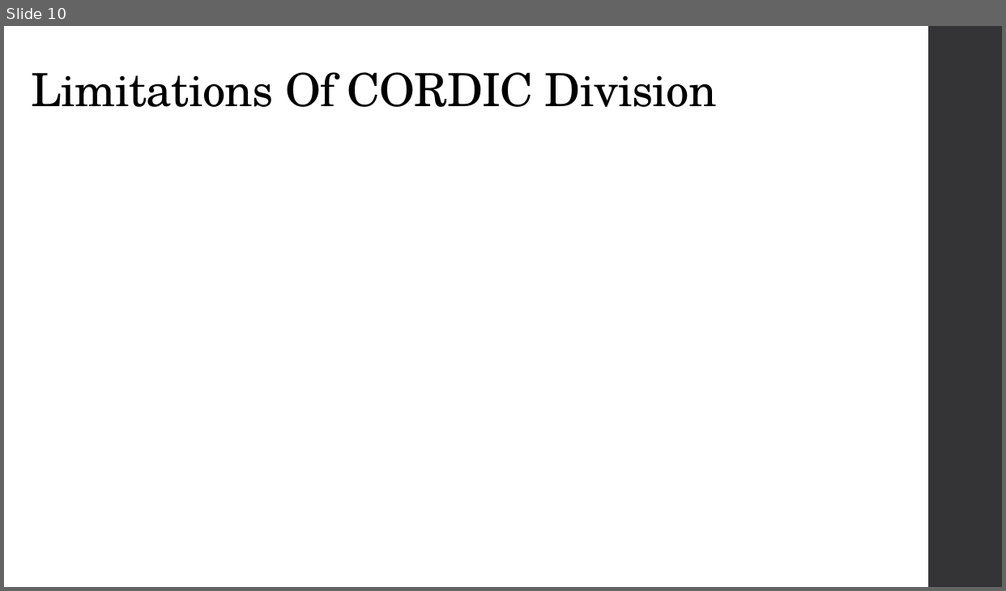
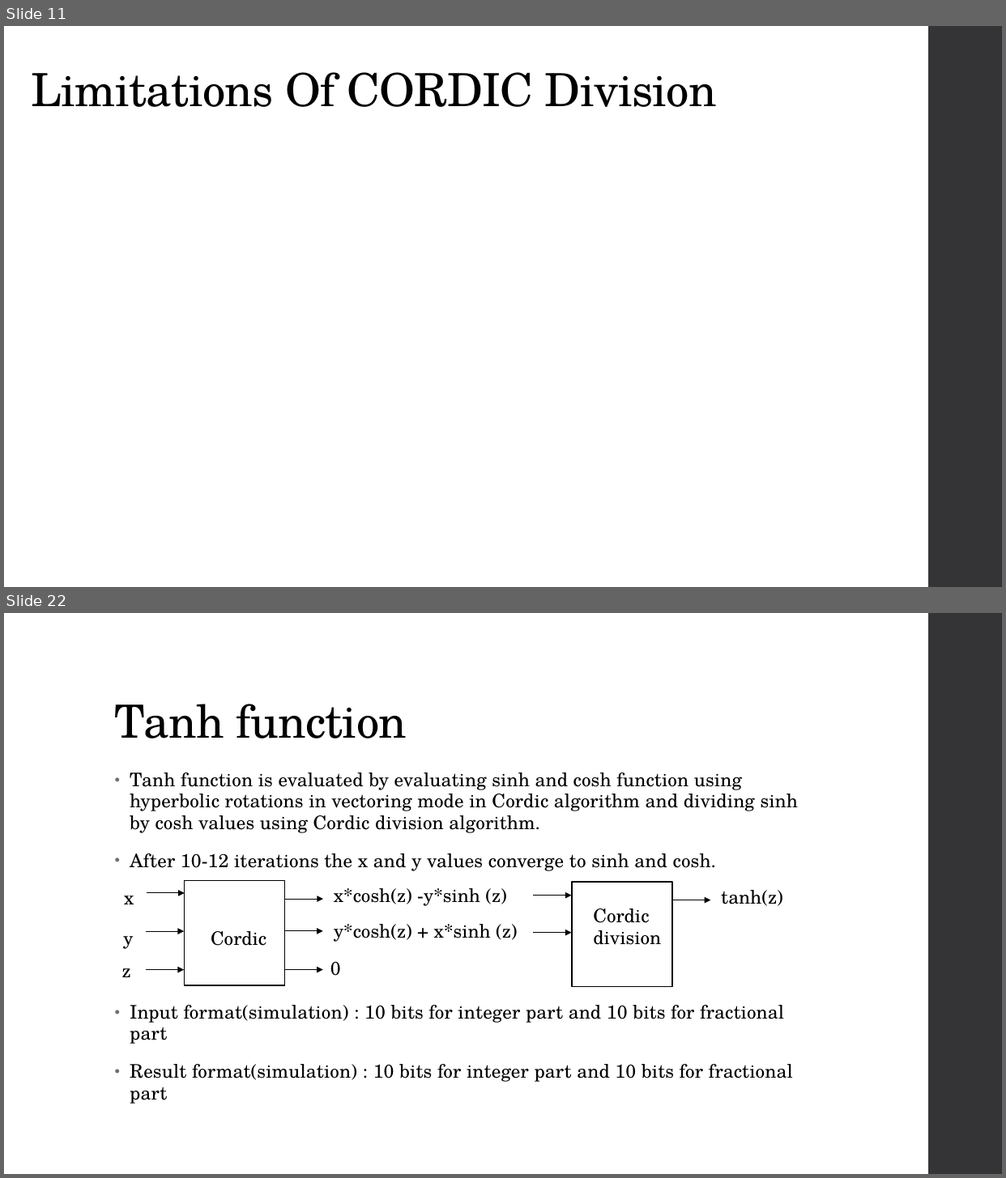
Before and after one commit to GuhanRajasekar/FPGA_course_assignments, a slide deck: Mini_Project/Demo_PPT.pptx. Shown one above the other, each under a label of ours: slide 10 before the commit, slides 11 and 22 after it; the slides between them are not shown. The pictures are 1006x591 and 1006x1178 pixels, drawn with LibreOffice and Linux fonts; fonts in the diff are those of the drawing; grey boxes stand for pictures. Boxes give left, top, right and bottom in pixels: in the first picture for what was removed or moved away, otherwise in the second. Text is boxed around its words. In the diff, an @@ line names an element or a change of style, - is before the commit and + after.

```diff
--- a/Mini_Project/Demo_PPT.pptx
+++ b/Mini_Project/Demo_PPT.pptx
@@ slide 22 added at (x1=4, y1=613, x2=1002, y2=1174), background #FFFFFF; not listed: 1 template element that a slide beside it also shows @@
@@ title added at (x1=115, y1=704, x2=407, y2=739), 44 pt, text #000000 @@
+Tanh function
@@ text added at (x1=130, y1=773, x2=799, y2=1104), 18 pt, text #000000 @@
+• Tanh function is evaluated by evaluating sinh and cosh function using hyperbolic rotations in vectoring mode in Cordic algorithm and dividing sinh by cosh values using Cordic division algorithm.
+• After 10-12 iterations the x and y values converge to sinh and cosh.
+• Input format(simulation) : 10 bits for integer part and 10 bits for fractional part
+• Result format(simulation) : 10 bits for integer part and 10 bits for fractional part
@@ group added at (x1=122, y1=881, x2=517, y2=986): 7 texts, 6 arrows, 1 rectangle @@
+Cordic
+x
+y
+z
+y*cosh(z) + x*sinh (z)
+0
+x*cosh(z) -y*sinh (z)
@@ group added at (x1=533, y1=882, x2=783, y2=987): 3 arrows, 2 texts, 1 rectangle @@
+Cordic division
+tanh(z)
@@ what was slide 10 is now slide 11 @@
```
Also in this commit, not shown: 3 slides changed, 14 other slides added.
